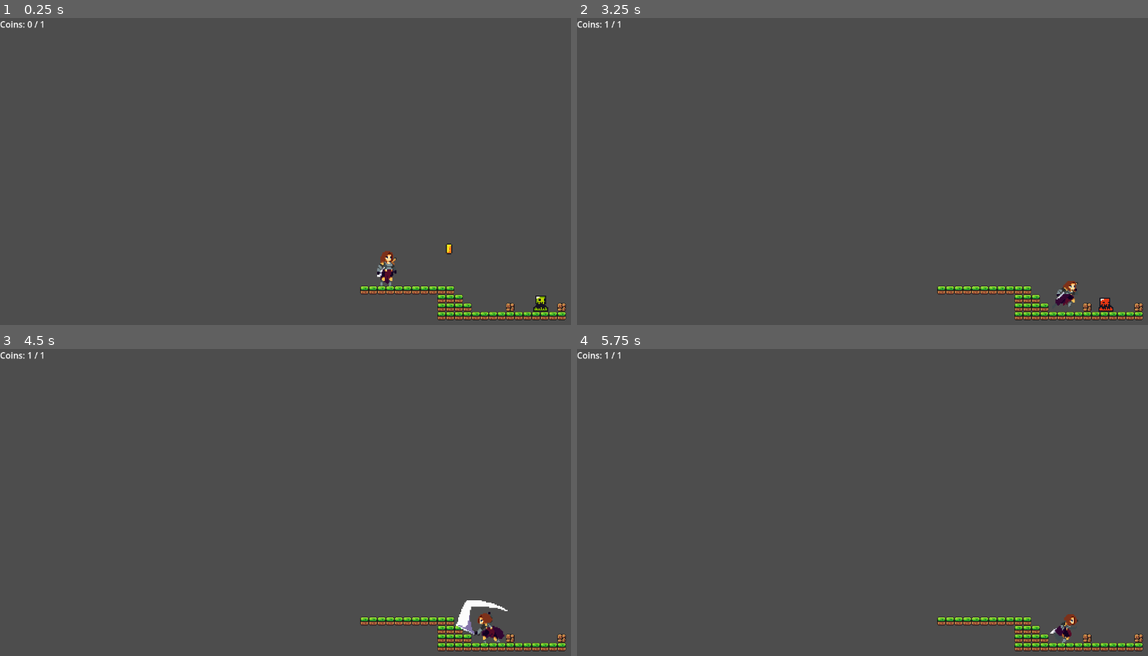
Above: before the commit, frames 1-4 (two rows, left to right).
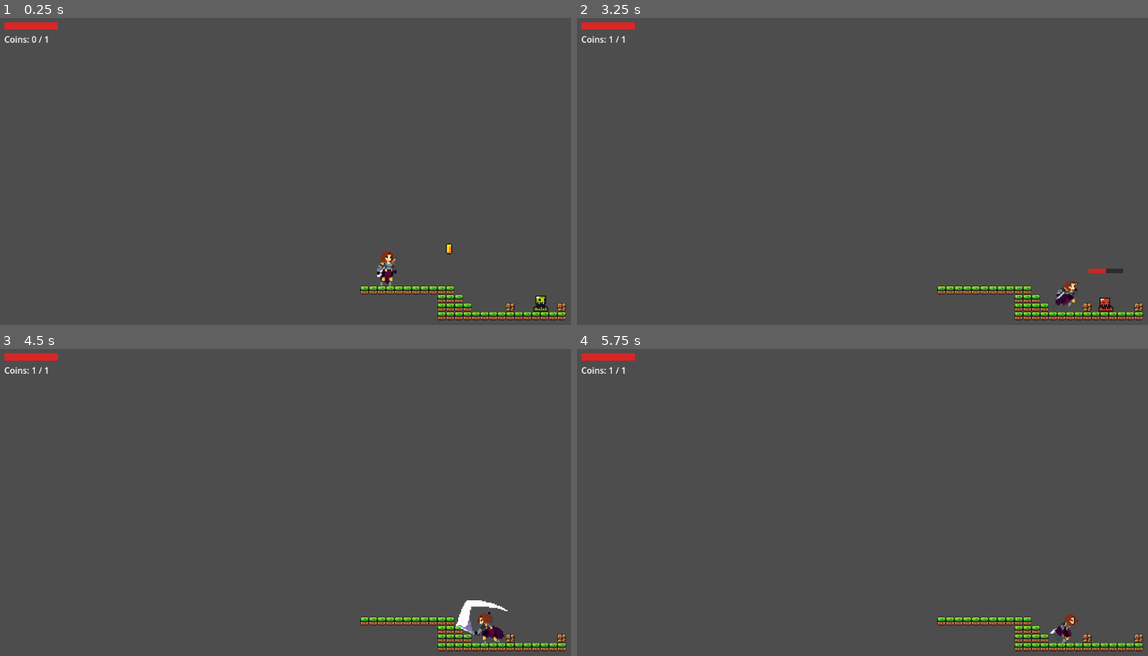
Above: after the commit, the same moments.

Repository: RazorRyan/PrincessCoinQuest
Game: Godot game, scene res://scenes/levels/Level01.tscn
The game is run twice, just before and just after one commit, with the same random seed, the same clock (stepped at 60 frames per second) and the same inputs.
Inputs:
- Up to frame 1 (0.25 s): no input
- Up to frame 2 (3.25 s): hold D (move_right) 0.53-2.03 s; tap J (attack) every 0.75 s from 0.6 to 2.85 s; tap Space (jump) at 0.77, 1.52, 3.02 s; hold A (move_left) 2.03-2.78 s; hold D (move_right) from 2.78 s (still down)
- Up to frame 3 (4.5 s): tap J (attack) at 3.6, 4.35 s; tap Space (jump) at 3.77 s; release D (move_right) at 4.28 s; hold A (move_left) from 4.28 s (still down)
- Up to frame 4 (5.75 s): tap Space (jump) at 4.52 s; release A (move_left) at 5.03 s; hold D (move_right) from 5.03 s (still down); tap J (attack) at 5.1 s

The runs differ from the first frame. In frame 1, 0.3% of the frame differs, in the area x 0-11%, y 1-9%; in frame 2, 0.4%, in the area x 0-96%, y 1-84%; in frame 3, 0.3%; in frame 4, 0.3%.

Commit message:
Player and enemy health bars

Diff:
--- a/src/scenes/player/Player.tscn
+++ b/src/scenes/player/Player.tscn
@@ -193,6 +193,7 @@
 texture_filter = 1
 scale = Vector2(2, 2)
 script = ExtResource("1_wr5hl")
+groups = ["player"]
 
 [node name="AnimatedSprite2D" type="AnimatedSprite2D" parent="." unique_id=796953374]
 sprite_frames = SubResource("SpriteFrames_ro0t8")
--- /dev/null
+++ b/src/scenes/ui/EnemyHealthBar.tscn
@@ -0,0 +1,23 @@
+[gd_scene format=3 uid="uid://enemy_health_bar"]
+
+[sub_resource type="StyleBoxFlat" id="StyleBoxFlat_bg"]
+bg_color = Color(0.15, 0.15, 0.15, 0.85)
+
+[sub_resource type="StyleBoxFlat" id="StyleBoxFlat_fill"]
+bg_color = Color(0.8, 0.15, 0.15, 1)
+
+[node name="EnemyHealthBar" type="ProgressBar"]
+visible = false
+custom_minimum_size = Vector2(32, 4)
+anchor_left = 0.5
+anchor_right = 0.5
+offset_left = -16.0
+offset_right = 16.0
+offset_top = -28.0
+offset_bottom = -24.0
+min_value = 0.0
+max_value = 1.0
+value = 1.0
+show_percentage = false
+theme_override_styles/background = SubResource("StyleBoxFlat_bg")
+theme_override_styles/fill = SubResource("StyleBoxFlat_fill")
--- a/src/scenes/ui/HUD.tscn
+++ b/src/scenes/ui/HUD.tscn
@@ -1,10 +1,32 @@
 [gd_scene format=3 uid="uid://ca8mfs7jn5b7o"]
 
 [ext_resource type="Script" uid="uid://bfjf6cokmv5yj" path="res://scripts/Hud.gd" id="1_kw0id"]
+
+[sub_resource type="StyleBoxFlat" id="StyleBoxFlat_hpbg"]
+bg_color = Color(0.15, 0.15, 0.15, 0.85)
+
+[sub_resource type="StyleBoxFlat" id="StyleBoxFlat_hpfill"]
+bg_color = Color(0.85, 0.15, 0.15, 1)
 
 [node name="Hud" type="CanvasLayer" unique_id=203162232]
 script = ExtResource("1_kw0id")
 
 [node name="CoinLabel" type="Label" parent="." unique_id=1022225481]
-offset_right = 40.0
-offset_bottom = 23.0
+offset_left = 8.0
+offset_top = 28.0
+offset_right = 200.0
+offset_bottom = 48.0
+
+[node name="HealthBar" type="ProgressBar" parent="." unique_id=1022225482]
+anchor_left = 0.0
+anchor_right = 0.0
+offset_left = 8.0
+offset_top = 8.0
+offset_right = 108.0
+offset_bottom = 22.0
+min_value = 0.0
+max_value = 1.0
+value = 1.0
+show_percentage = false
+theme_override_styles/background = SubResource("StyleBoxFlat_hpbg")
+theme_override_styles/fill = SubResource("StyleBoxFlat_hpfill")
--- a/src/scripts/Hud.gd
+++ b/src/scripts/Hud.gd
@@ -1,9 +1,25 @@
 extends CanvasLayer
 
 @onready var coin_label: Label = $CoinLabel
+@onready var health_bar: ProgressBar = $HealthBar
 
 func _ready() -> void:
 	GameManager.coins_changed.connect(_on_coins_changed)
+	call_deferred("_connect_player")
+
+func _connect_player() -> void:
+	var players := get_tree().get_nodes_in_group("player")
+	if players.is_empty():
+		await get_tree().process_frame
+		_connect_player()
+		return
+	var player := players[0]
+	if not player.hp_changed.is_connected(_on_player_hp_changed):
+		player.hp_changed.connect(_on_player_hp_changed)
+	_on_player_hp_changed(player.hp, player.max_hp)
 
 func _on_coins_changed(current: int, total: int) -> void:
 	coin_label.text = "Coins: %d / %d" % [current, total]
+
+func _on_player_hp_changed(current: int, maximum: int) -> void:
+	health_bar.value = float(current) / float(maximum)
--- a/src/scripts/enemies/Slime.gd
+++ b/src/scripts/enemies/Slime.gd
@@ -1,4 +1,6 @@
 extends CharacterBody2D
+
+const HealthBarScene := preload("res://scenes/ui/EnemyHealthBar.tscn")
 
 @export var speed := 45.0
 @export var hp := 2
@@ -15,10 +17,15 @@
 var _knockback_timer := 0.0
 var _is_hurt := false
 var _is_dying := false
+var _max_hp: int
+var _health_bar: ProgressBar
 
 func _ready() -> void:
+	_max_hp = hp
 	hitbox.body_entered.connect(_on_hitbox_body_entered)
 	wall_check.hit_from_inside = true
+	_health_bar = HealthBarScene.instantiate()
+	add_child(_health_bar)
 
 func _physics_process(delta: float) -> void:
 	if _is_dying:
@@ -77,10 +84,15 @@
 		velocity.x = dir.x * knockback_force
 		_knockback_timer = 0.25
 
+	_update_health_bar()
 	if hp <= 0:
 		die()
 	else:
 		_play_hurt()
+
+func _update_health_bar() -> void:
+	_health_bar.value = float(hp) / float(_max_hp)
+	_health_bar.visible = true
 
 func _play_hurt() -> void:
 	_is_hurt = true
--- a/src/scripts/player/Player.gd
+++ b/src/scripts/player/Player.gd
@@ -8,6 +8,8 @@
 const ATTACK_COOLDOWN := 0.45
 
 @export var max_hp := 3
+
+signal hp_changed(current: int, maximum: int)
 
 @onready var sprite: AnimatedSprite2D = $AnimatedSprite2D
 @onready var attack_area: Area2D = $AttackArea
@@ -22,9 +24,11 @@
 
 func _ready() -> void:
 	hp = max_hp
+	add_to_group("player")
 	attack_area.monitoring = false
 	attack_area.body_entered.connect(_on_attack_area_body_entered)
 	floor_snap_length = 8.0
+	hp_changed.emit(hp, max_hp)
 
 func _physics_process(delta: float) -> void:
 	if is_dying:
@@ -91,12 +95,14 @@
 	hp -= amount
 	is_invincible = true
 	is_hurt = true
+	hp_changed.emit(hp, max_hp)
 
 	if from_position != Vector2.ZERO:
 		var knockback_dir := (global_position - from_position).normalized()
 		velocity = knockback_dir * KNOCKBACK_FORCE
 
 	sprite.play("hurt")
+	_start_hurt_flash()
 
 	if hp <= 0:
 		die()
@@ -106,6 +112,16 @@
 	is_invincible = false
 	is_hurt = false
 
+func _start_hurt_flash() -> void:
+	var flash_interval := 0.07
+	var flashes := int(INVINCIBILITY_DURATION / (flash_interval * 2))
+	for i in flashes:
+		sprite.modulate = Color(1.0, 0.25, 0.25, 1.0)
+		await get_tree().create_timer(flash_interval).timeout
+		sprite.modulate = Color(1.0, 1.0, 1.0, 0.4)
+		await get_tree().create_timer(flash_interval).timeout
+	sprite.modulate = Color.WHITE
+
 func die() -> void:
 	is_dying = true
 	velocity = Vector2.ZERO
Not shown, changed: src/CHANGELOG.md
